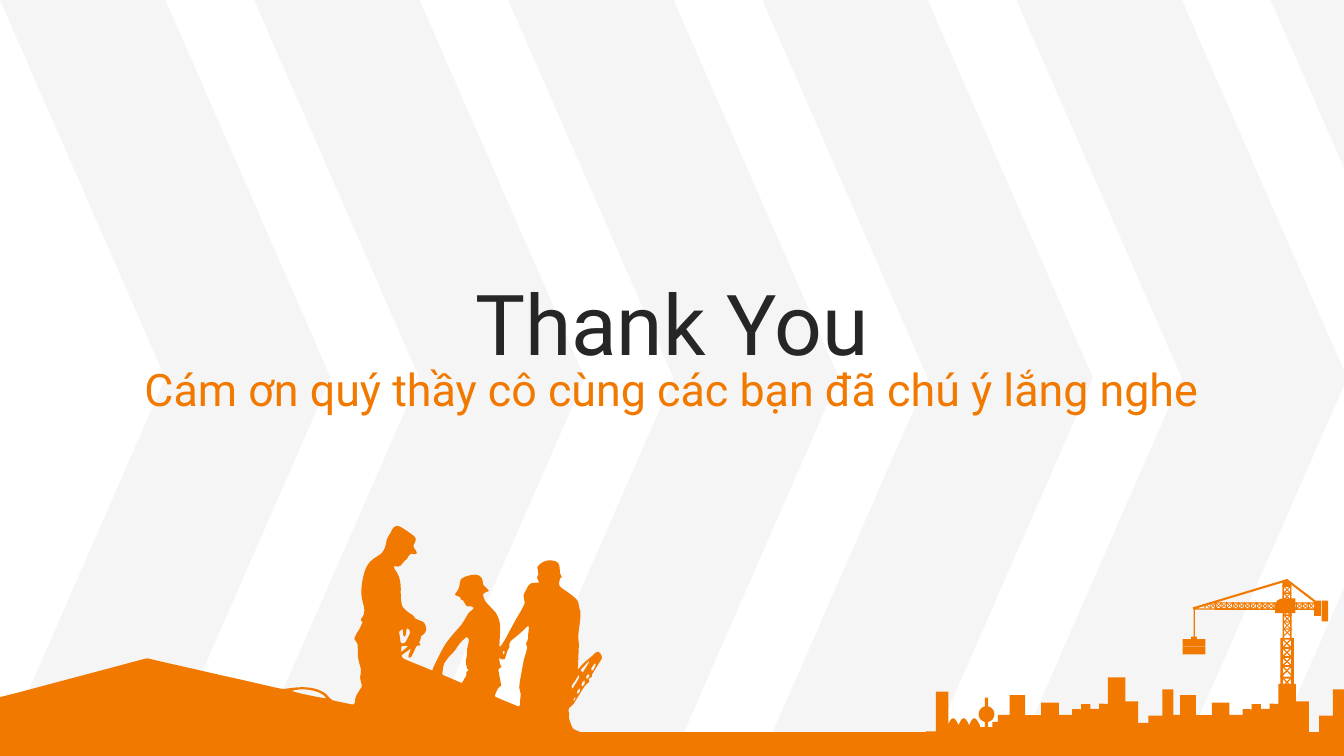
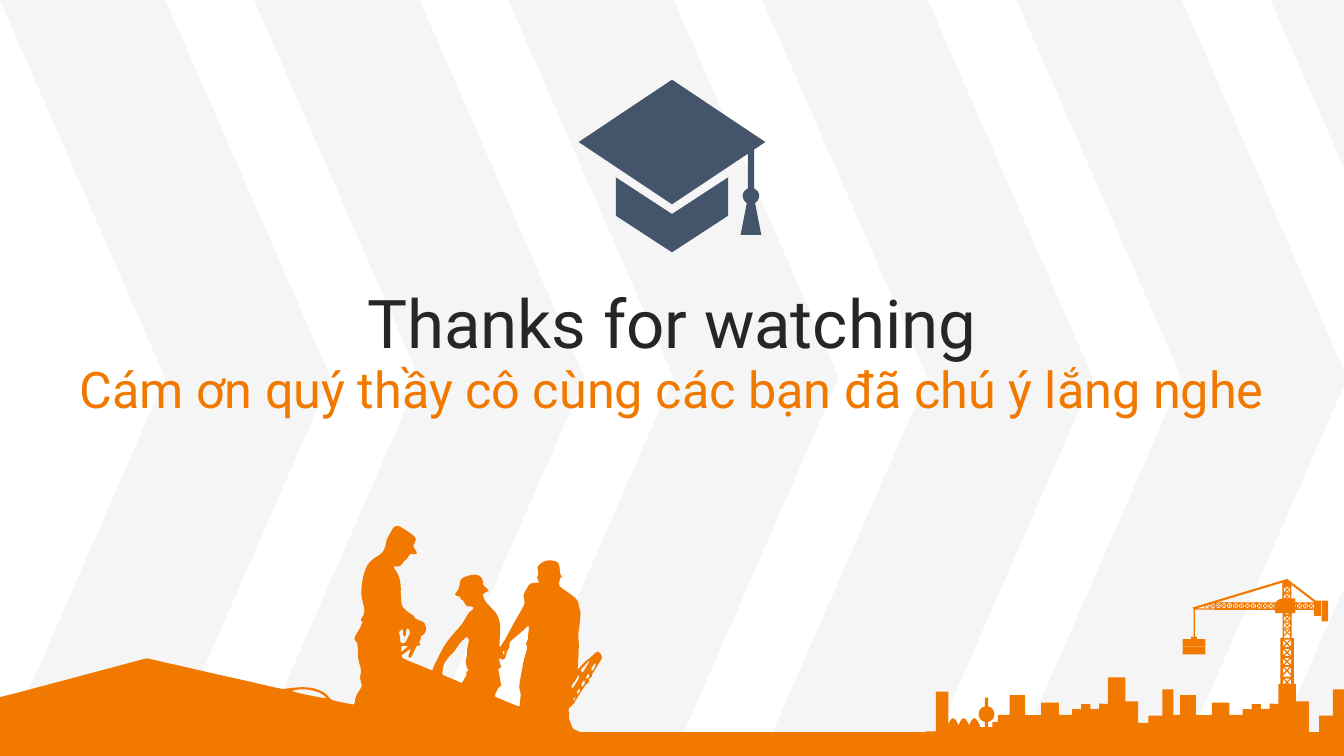
Before and after one commit to datmeo186305/DATN, a slide deck: slide 12 of SLIDE/NguyenTienDat_160702122_slide.pptx (slide 42 before the commit). Drawn at 1344x756 pixels with LibreOffice and Linux fonts; fonts in the diff are those of the drawing. Boxes give left, top, right and bottom in pixels: in the first picture for what was removed or moved away, otherwise in the second. Text is boxed around its words. In the diff, an @@ line names an element or a change of style, - is before the commit and + after.

```diff
--- a/SLIDE/NguyenTienDat_160702122_slide.pptx
+++ b/SLIDE/NguyenTienDat_160702122_slide.pptx
@@ freeform shape added at box(579, 80, 765, 252), fill #44546A @@
@@ text at box(367, 297, 976, 362): text changed; size 60 to 48 pt @@
-Thank You
+Thanks for watching
@@ text "Cám ơn quý thầy cô ..." at box(79, 367, 1264, 419): size 32 to 36 pt @@
```
Also in this commit, not shown: 6 other slides changed, 4 slides added, 2 slides removed.
